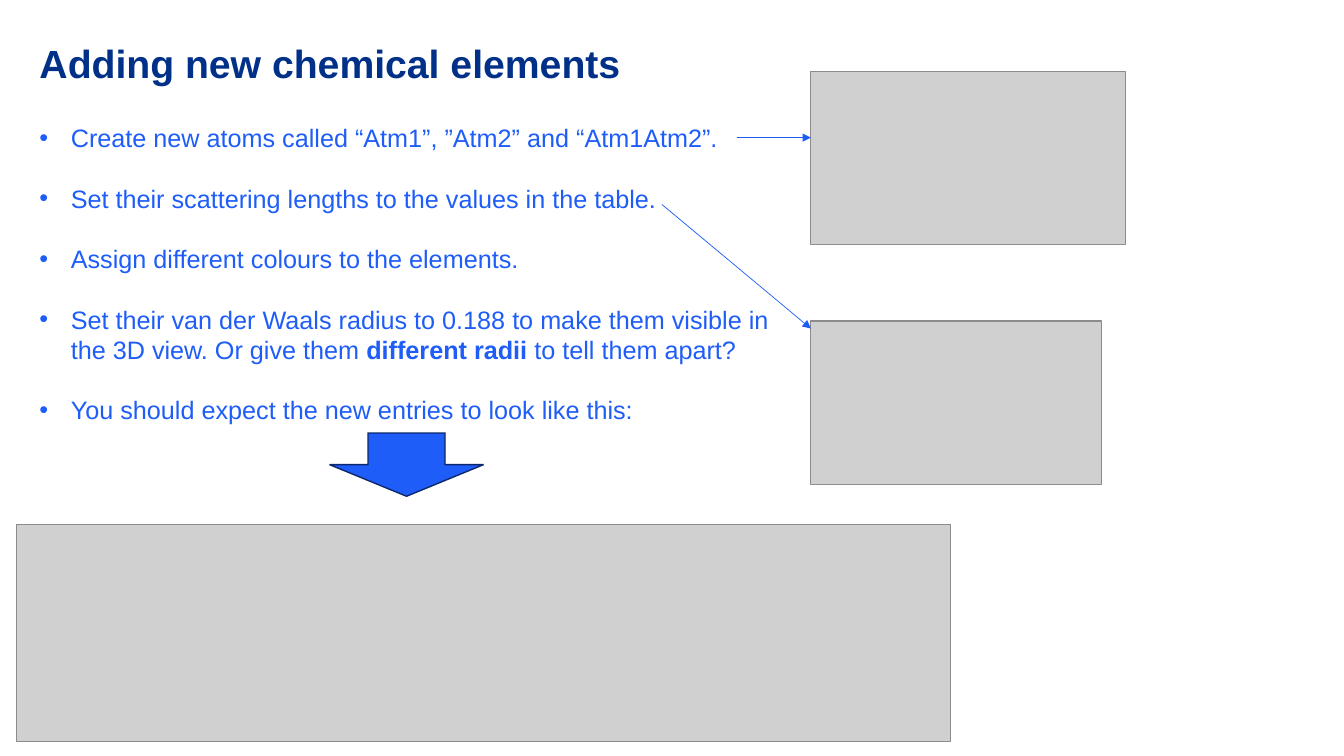
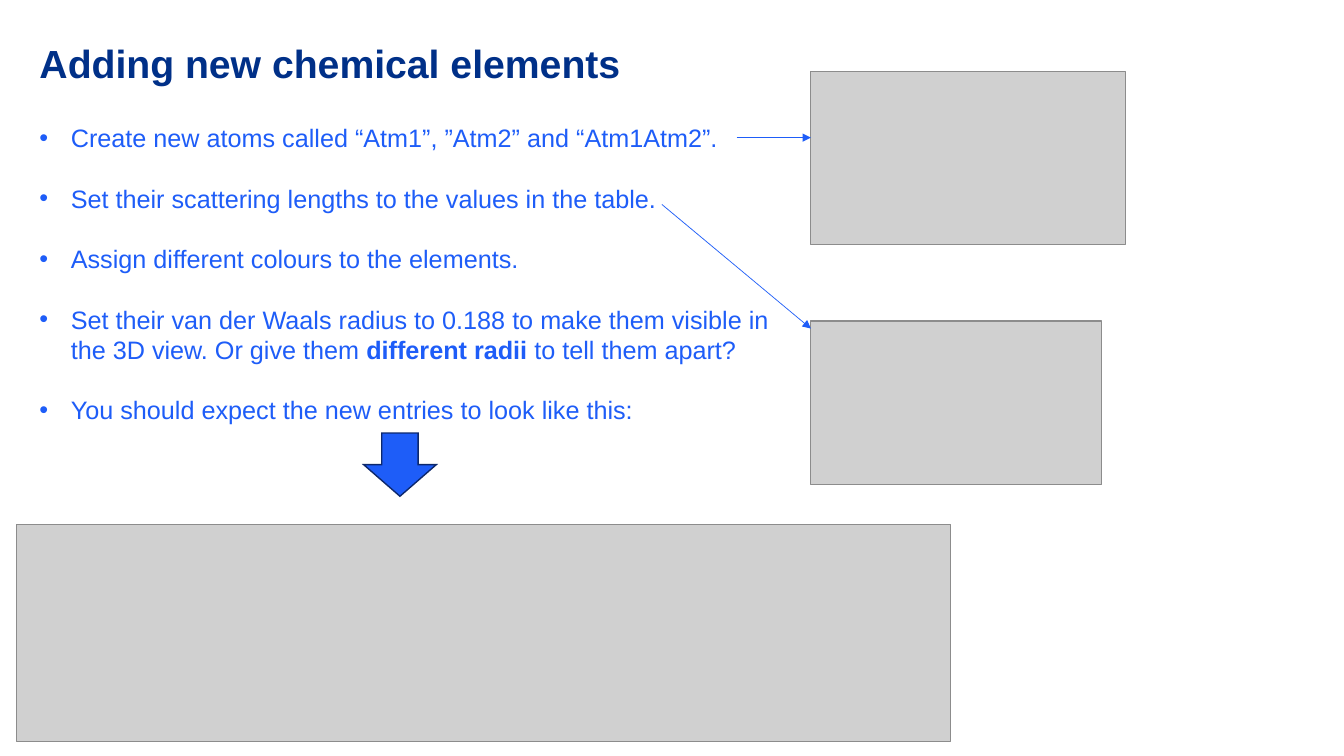
Before and after one commit to MDANSE2026/workshop, a slide deck: slide 10 of Data/MDANSE/MDANSE_neutrons_tutorial/tutorial_scattering_lengths/tutorial_scattering_lengths_slides.pptx. Drawn at 1344x756 pixels with LibreOffice and Linux fonts; fonts in the diff are those of the drawing; grey boxes stand for pictures; background and template pictures are left out. Boxes give left, top, right and bottom in pixels: in the first picture for what was removed or moved away, otherwise in the second. Text is boxed around its words. In the diff, an @@ line names an element or a change of style, - is before the commit and + after.

```diff
--- a/Data/MDANSE/MDANSE_neutrons_tutorial/tutorial_scattering_lengths/tutorial_scattering_lengths_slides.pptx
+++ b/Data/MDANSE/MDANSE_neutrons_tutorial/tutorial_scattering_lengths/tutorial_scattering_lengths_slides.pptx
@@ down arrow: place and size @@
-down arrow at bbox=[330, 434, 484, 497]
+down arrow at bbox=[364, 434, 437, 497]
```
Also in this commit, not shown: 1 other slide changed, 6 other files.
